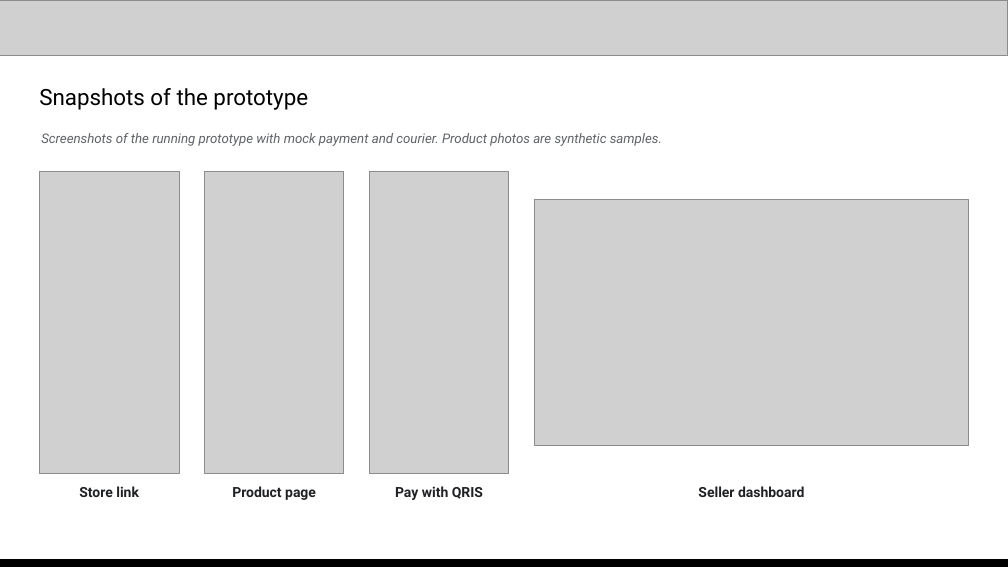
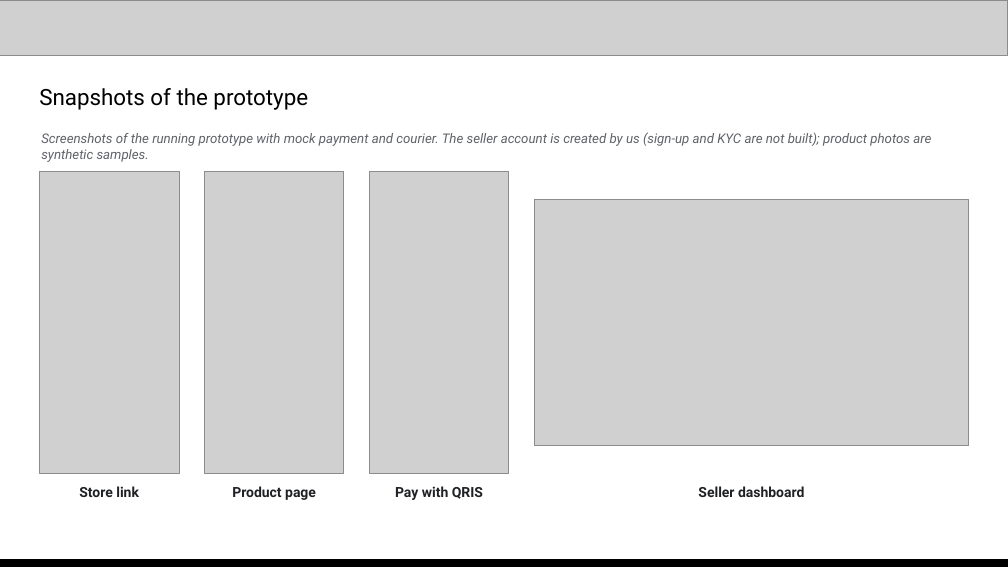
Before and after one commit to galihsatriawan/etalase, a slide deck: slide 10 of submission/Etalase_AI_Builder_Cup_Submission.pptx. Drawn at 1008x567 pixels with LibreOffice and Linux fonts; fonts in the diff are those of the drawing; grey boxes stand for pictures. Boxes give left, top, right and bottom in pixels: in the first picture for what was removed or moved away, otherwise in the second. Text is boxed around its words. In the diff, an @@ line names an element or a change of style, - is before the commit and + after.

```diff
--- a/submission/Etalase_AI_Builder_Cup_Submission.pptx
+++ b/submission/Etalase_AI_Builder_Cup_Submission.pptx
@@ text at bbox=[41, 132, 931, 162]: text changed @@
-Screenshots of the running prototype with mock payment and courier. Product photos are synthetic samples.
+Screenshots of the running prototype with mock payment and courier. The seller account is created by us (sign-up and KYC are not built); product photos are synthetic samples.
```
Also in this commit, not shown: 9 other files.
